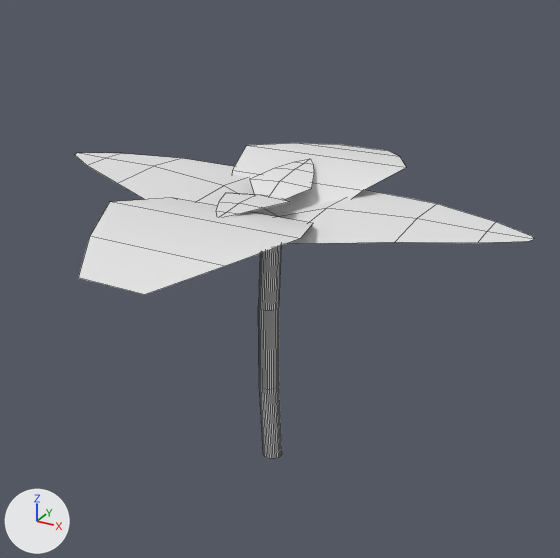
Before and after pictures for a commit that changed the FBX model Models/Plants/Stage2Indica.fbx.
Both versions are drawn from a 50 mm camera at (0.134, -0.238, 0.202) aimed at (0.002, 0.001, 0.083). The lights are fixed; the arrows at lower left show +X, +Y and +Z. The older version comes first. Mesh edges are drawn as thin lines. Materials are left out; every surface is plain grey.

In view in the first picture: 'Stage2Indica'.
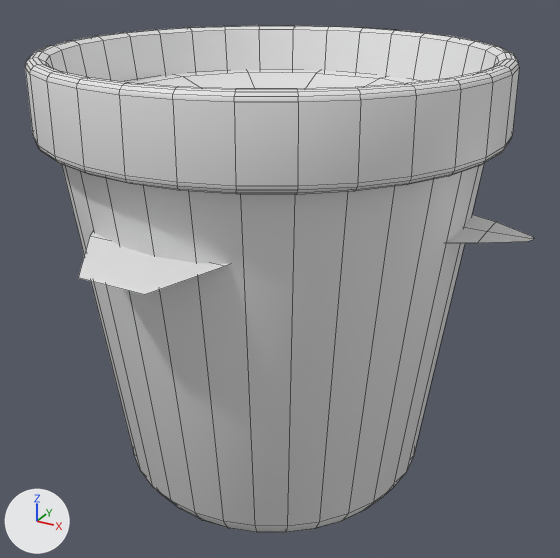
Changed parts and their boxes [x1, y1, x2, y2] in the pictures (560 x 558 px):
```json
{"object": "Stage2Indica", "change": "reshaped", "before": [75, 143, 534, 459], "after": [25, 25, 534, 532], "on screen": "11% wider, 60% taller"}
{"part": 1, "of": "me_cylinder_003", "change": "added", "after": [25, 25, 519, 532]}
{"part": 2, "of": "me_cylinder_003", "change": "added", "after": [126, 70, 421, 89]}
```

The change, as JSON lines over the scene's bpy script:
```json
{"block": "me_cylinder_003", "where": "# used by ob_stage2indica; location = (0.0, 0.0, 0.0)"}
{"op": "remove", "block": "me_cylinder_003", "code": "me_cylinder_003.from_pydata(...)  # 208 vertices, 138 faces; spans x -0.093..0.093, y -0.089..0.089, z 0.0..0.121"}
{"op": "add", "block": "me_cylinder_003", "code": "me_cylinder_003.from_pydata(...)  # 762 vertices, 649 faces; spans x -0.093..0.093, y -0.089..0.089, z 0.0..0.168"}
{"block": "me_cylinder_003", "change": "me_cylinder_003 part 1: a new loose piece of 512 vertices spanning x -0.081..0.081, y -0.081..0.081, z 0.005..0.168"}
{"block": "me_cylinder_003", "change": "me_cylinder_003 part 2: a new loose piece of 42 vertices spanning x -0.074..0.074, y -0.072..0.072, z 0.143..0.15"}
```
